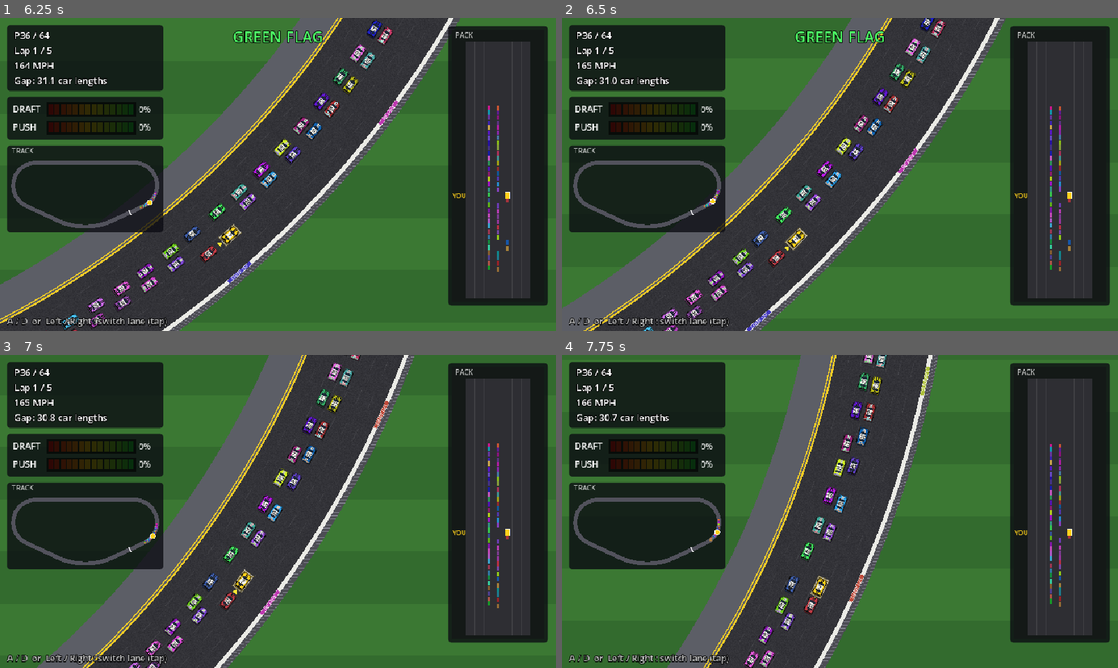
Above: before the commit, frames 1-4 (two rows, left to right).
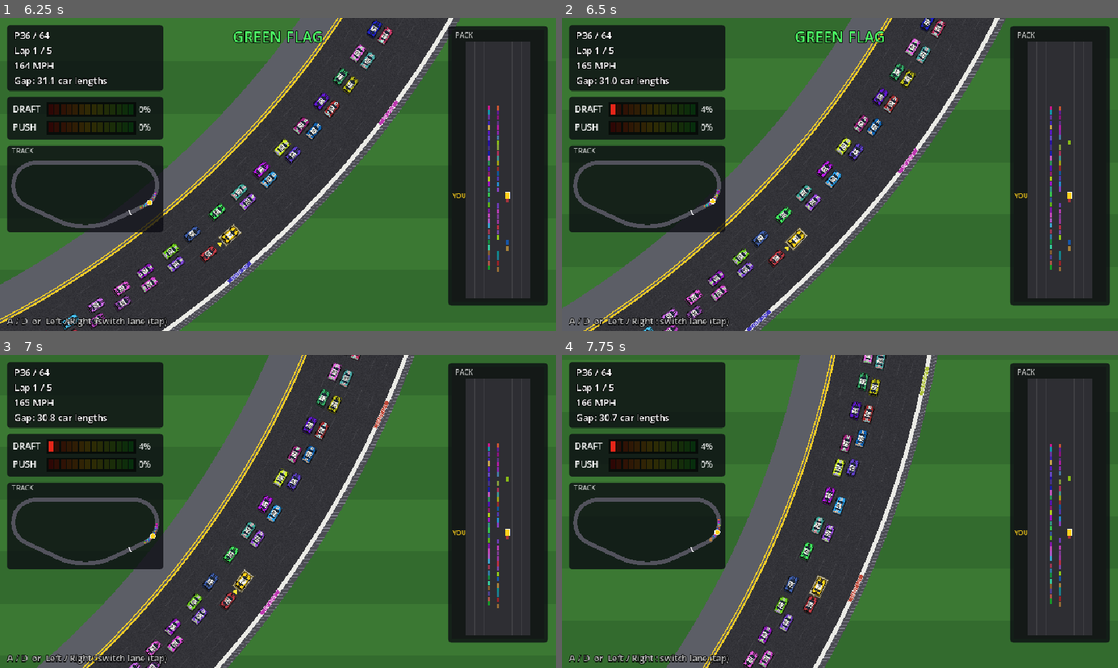
Above: after the commit, the same moments.

Repository: ejk6fam1-cyber/ChaosCar
Game: Godot game, scene res://race.tscn
Same seed, same stepped clock (60 frames per second), same inputs: the game is played once before the commit and once after it. This scene is started directly instead of the project's main scene.
Inputs:
- Up to frame 1 (6.25 s): tap Enter at 0.5 s; hold D 0.53-2.03 s; tap R every 0.75 s from 0.6 to 5.85 s; hold A 2.03-4.28 s; hold D from 4.28 s (still down)
- Up to frame 2 (6.5 s): keep holding D
- Up to frame 3 (7 s): keep holding D; tap R at 6.6 s
- Up to frame 4 (7.75 s): keep holding D; tap R at 7.35 s

Frame 1 is identical in both runs. In frame 2, less than 0.1% of the frame differs, in the area x 8-92%, y 27-58%; in frame 3, 0.4%; in frame 4, 3.2%, in the area x 8-92%, y 0-100%.

Commit message:
Soften gaining/losing AI slightly; big trains at the front split more
- Gaining trains: a touch less glued (threshold 1.15 m/s, keen x0.12,
  lane-change penalty 1.2), losing cars a touch less desperate.
- Big trains: 6+ cars counts as big (was 7), breakout chance up, groups
  of 3-5 (was 2-4), counts as 'at the front' within 60 m of the leader,
  and a train that has pushed to the front is no longer protected by the
  gaining rule.
Full race: 79 group jump-outs (was 28), 92 cars following them (47).

Co-Authored-By: Claude Opus 5.5 <noreply@anthropic.com>
Claude-Session: https://claude.ai/code/session_01M63eaoQ5RCewL3VFraeAdq

Diff:
--- a/scripts/race.gd
+++ b/scripts/race.gd
@@ -59,7 +59,7 @@
 const TOW_REACH := 0.1           # ... and reaches this much further back per car
 const DRAFT_CAP := 3.0           # (draft_eff limit)
 const DRAFT_LINE := 0.15         # the draft gets this much stronger per car in the line you're drafting (up to 12)
-const BIG_LINE := 7              # a line this long that's running away makes the cars at the back jump out
+const BIG_LINE := 6              # a line this long that's running away makes the cars at the back jump out
 const CARRY_FADE := 1.6          # per second: how fast the draft's tow fades after you pull out
 const BUBBLE_MAX := 0.07         # drag cut from riding inside the pack's bubble of slow air
 const BUBBLE_RANGE := 120.0      # metres ahead the pack's pull reaches (fading with distance)
@@ -76,7 +76,7 @@
 const ROOM_AI_AHEAD := 1.0       # the computer drivers leave a little more
 const ROOM_AI_BEHIND := 2.0
 const TREND_TIME := 2.5          # s: smoothing of each car's gap-to-leader trend
-const GAIN_HEAVY := 1.0          # m/s (2.2 mph): a train closing on the leader faster than this is a keeper
+const GAIN_HEAVY := 1.15         # m/s (2.2 mph): a train closing on the leader faster than this is a keeper
 const LOSE := 0.5                # m/s: losing ground faster than this starts the AI looking for a better line
 const AI_COOLDOWN := 4.0          # seconds an AI car stays put after switching (unless following its line)
 const SHIFT_WAIT := 0.35         # a blocked tap waits this long for the gap to open
@@ -570,14 +570,14 @@
 	var desp := clampf((c.gap_rate - LOSE) / 2.0, 0.0, 1.0) if gap_lead > 20.0 else 0.0    # losing ground: how desperate
 	var late_race := clampf((c.s - (race_length - 3200.0)) / 3200.0, 0.0, 1.0)
 	if c.gaining:
-		keen *= 0.08          # this train is reeling in the leader: stay in it (until the final run)
+		keen *= 0.12          # this train is reeling in the leader: stay in it (until the final run)
 	elif desp > 0.0:
-		keen = minf(keen * (1.0 + 1.5 * desp), 1.0)
+		keen = minf(keen * (1.0 + 1.25 * desp), 1.0)
 		c.think = rng.randf_range(1.1, 2.6)     # losing: look around a bit more often
 	# the car I'm drafting is moving over: go with it and keep the tow (that's how lines move)
 	var f := c.follow
 	c.follow = null
-	if f and f.lane != c.lane and f.s - c.s < 24.0 and rng.randf() < (0.95 if f.crew > 0 else minf((0.35 + c.aggression * 0.3) * (0.7 if train else 1.0) + 0.25 * desp + (0.3 if c.gaining else 0.0), 0.95)):
+	if f and f.lane != c.lane and f.s - c.s < 24.0 and rng.randf() < (0.95 if f.crew > 0 else minf((0.35 + c.aggression * 0.3) * (0.7 if train else 1.0) + 0.2 * desp + (0.25 if c.gaining else 0.0), 0.95)):
 		c.crew = maxi(f.crew - 1, 0)      # part of a group jumping out together: pass the word back
 		if _go(c, f.lane, "crew" if f.crew > 0 else "follow", true):
 			c.think = rng.randf_range(1.2, 2.0)
@@ -589,19 +589,19 @@
 	var lone := c.draft < 0.2 and not train
 	if lone:
 		c.think = rng.randf_range(0.5, 1.2)     # out in the wind: look for a line to join, quickly
-	if c.since_switch < (1.0 if lone else AI_COOLDOWN * (1.0 - 0.35 * desp)):
+	if c.since_switch < (1.0 if lone else AI_COOLDOWN * (1.0 - 0.3 * desp)):
 		return
 	var ahead := _car_ahead(c, 16.0)
 	# stuck at the back of a big line that's running away: from back here we'll never win, so a group
 	# of us jumps out together to start a new line - and the hole we leave cuts the big line's push
 	var line_len := c.line_pos + 1 + c.line_behind
-	if line_len >= BIG_LINE and c.line_pos >= 3 and c.line_behind >= 2 and not c.gaining and _leading_line(c) \
-			and rng.randf() < 0.25 + 0.3 * c.aggression:
+	if line_len >= BIG_LINE and c.line_pos >= 3 and c.line_behind >= 2 and _leading_line(c) \
+			and rng.randf() < 0.35 + 0.35 * c.aggression:
 		var sides := [cur - 1, cur + 1]
 		sides.sort_custom(func(a1: int, b1: int) -> bool: return _lane_count(a1) < _lane_count(b1))
 		for lane in sides:
 			if lane >= 0 and lane < LANES:
-				c.crew = mini(c.line_behind, rng.randi_range(2, 4))
+				c.crew = mini(c.line_behind, rng.randi_range(3, 5))
 				if _go(c, lane, "jump"):
 					return
 				c.crew = 0
@@ -614,7 +614,7 @@
 	# sitting in line: now and then pull out and make a move (more often late in the race);
 	# the car behind usually follows and pushes - that's how runs happen at Talladega
 	var late := clampf((c.s - (race_length - 3200.0)) / 3200.0, 0.0, 1.0)
-	if ahead and ahead.s - c.s - Car.LENGTH < 10.0 and rng.randf() < keen * 0.6 * (0.02 + 0.06 * c.aggression) + 0.3 * late * (0.5 if train else 1.0) * (0.15 if c.gaining else 1.0):
+	if ahead and ahead.s - c.s - Car.LENGTH < 10.0 and rng.randf() < keen * 0.6 * (0.02 + 0.06 * c.aggression) + 0.3 * late * (0.5 if train else 1.0) * (0.2 if c.gaining else 1.0):
 		var options := []
 		for lane in [cur - 1, cur + 1]:
 			if lane >= 0 and lane < LANES and _path_clear(c, lane_x(lane)):
@@ -624,7 +624,7 @@
 			_go(c, lane, "pullout")
 			return
 	# closing on a slower car ahead: pull out and make a run (the slingshot)
-	if ahead and not train and (not c.gaining or late_race > 0.7) and c.v > ahead.v + 1.0 and ahead.s - c.s - Car.LENGTH < 12.0 and rng.randf() < 0.15 + c.aggression * 0.35:
+	if ahead and not train and (not c.gaining or late_race > 0.65) and c.v > ahead.v + 1.0 and ahead.s - c.s - Car.LENGTH < 12.0 and rng.randf() < 0.15 + c.aggression * 0.35:
 		var sides := [cur - 1, cur + 1]
 		if rng.randf() < 0.5:
 			sides.reverse()
@@ -641,7 +641,7 @@
 		var sc := _lane_score(c, lane, desp)
 		if lane != cur:
 			sc -= (0.05 if lone else 0.3) + (0.5 * (1.2 - c.aggression) if c.draft > 0.2 else 0.0) \
-				+ (0.8 * (1.0 - 0.4 * desp) if train else 0.0) + (1.5 if c.gaining else 0.0)   # happy where it is
+				+ (0.8 * (1.0 - 0.4 * desp) if train else 0.0) + (1.2 if c.gaining else 0.0)   # happy where it is
 			if not _path_clear(c, lane_x(lane)):
 				continue
 		if sc > best_score:
@@ -724,7 +724,7 @@
 		sc += minf(line, 5) * 0.12 - maxf(line - 7, 0) * 0.08    # a long line is good; a very long one isn't
 		sc += (line_speed / maxf(line, 1) - c.v) * 0.3
 		# a line that's gaining on the leader (vs how I'm doing) - worth more the more I'm losing
-		sc += clampf(c.gap_rate - line_rate / maxf(line, 1), -2.0, 2.0) * 0.2 * (1.0 + 1.0 * desp)
+		sc += clampf(c.gap_rate - line_rate / maxf(line, 1), -2.0, 2.0) * 0.18 * (1.0 + 0.9 * desp)
 	else:
 		sc -= 1.0       # nobody to draft: hung out in the wind - get back in line!
 	return sc + rng.randf_range(-0.08, 0.08)
@@ -785,7 +785,7 @@
 				front = o
 				moved = true
 				break
-	return order[0].s - front.s < 40.0
+	return order[0].s - front.s < 60.0
 
 
 ## Cars in `lane` near me (out-of-range lanes count as full).
